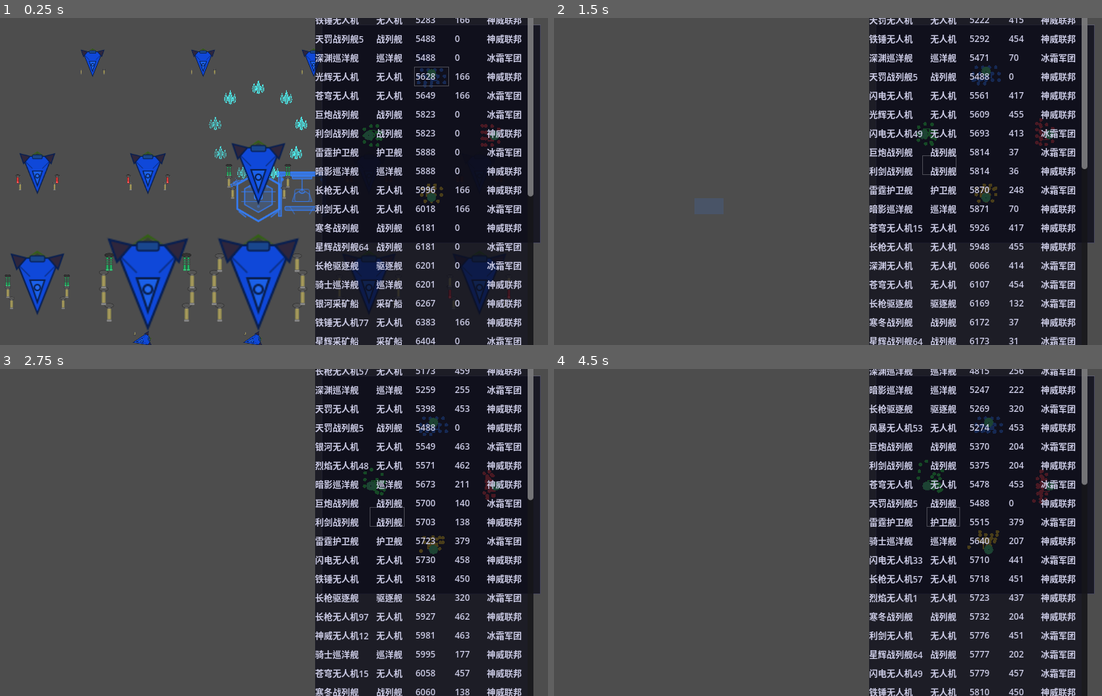
Above: before the commit, frames 1-4 (two rows, left to right).
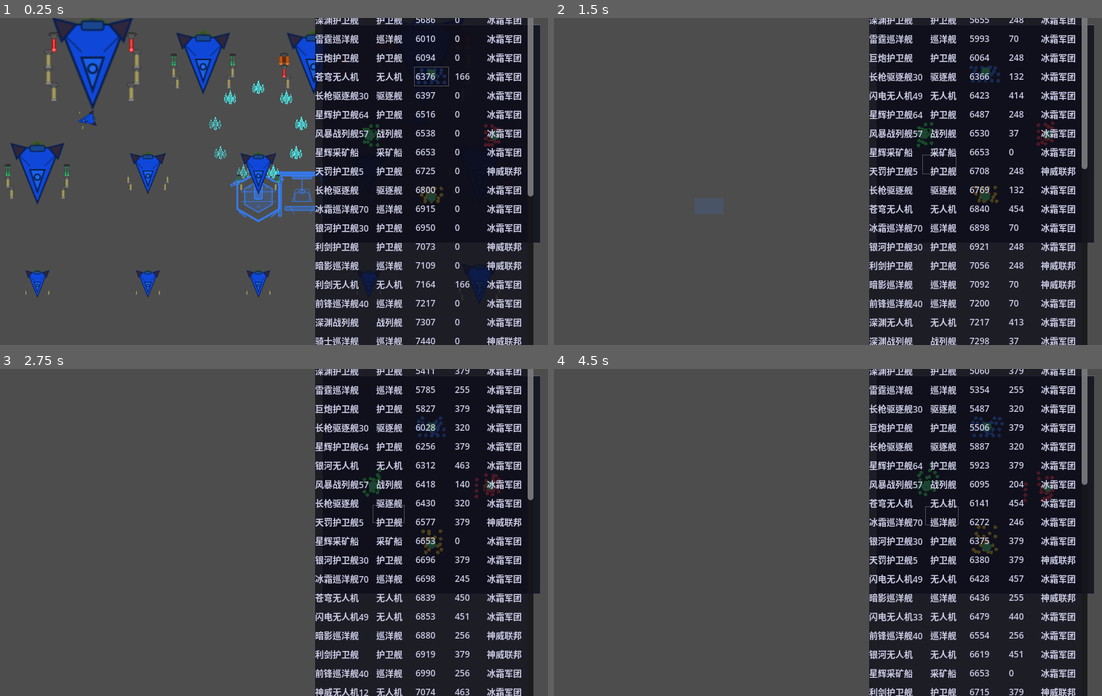
Above: after the commit, the same moments.

Repository: ZhanXuzhao/SpaceRTS
Game: Godot game, scene res://scenes/main.tscn
The game is run twice, just before and just after one commit, with the same random seed, the same clock (stepped at 60 frames per second) and the same inputs.
Inputs (mouse positions are in pixels of both pictures, inside the frame that each line leads up to):
- Up to frame 1 (0.25 s): no input
- Up to frame 2 (1.5 s): tap Enter at 0.5 s; move the mouse to (937, 165) at 0.52 s; hold W 0.53-1.25 s; tap Z at 0.6 s; click (937, 165) at 0.67 s; drag from (696, 197) to (784, 246) at 1.27 s
- Up to frame 3 (2.75 s): move the mouse to (317, 460) at 2.02 s; hold W from 2.03 s (still down); tap C at 2.1 s
- Up to frame 4 (4.5 s): release W at 2.75 s; drag from (784, 597) to (636, 483) at 2.77 s; move the mouse to (986, 581) at 3.52 s; hold A 3.53-4.25 s; tap B at 3.6 s; drag from (636, 483) to (723, 450) at 4.27 s

The runs differ from the first frame. In frame 1, 17% of the frame differs, in the area x 0-96%, y 0-100%; in frame 2, 6.3%; in frame 3, 6.4%; in frame 4, 6.3%.

Commit message:
阵型：小船前排 + 初始舰队与排阵一致
- 排阵改为小船在前（尺寸从小到大排序）
- 初始舰队 spawn 时也按尺寸从小到大排序后布阵

Diff:
--- a/scripts/formation_helper.gd
+++ b/scripts/formation_helper.gd
@@ -42,7 +42,7 @@
 	return order
 
 
-## 计算多排横队阵型偏移量（前排大船、后排小船）
+## 计算多排横队阵型偏移量（前排小船、后排大船）
 ## 大船占中间列，小船依次往两边的列排开，每列一种船型
 ## 布局形如：S M L M S
 static func calc_v_formation_offsets(sizes: Array, forward: Vector2, spacing: float) -> Array[Vector2]:
@@ -102,9 +102,9 @@
 		max_size = max(max_size, u._size_mult)
 	var spacing = formation_base_spacing * max_size
 
-	# 按尺寸从大到小排序（大船在前排）
+	# 按尺寸从小到大排序（小船在前排）
 	var sorted = valid.duplicate()
-	sorted.sort_custom(func(a, b): return a._size_mult > b._size_mult)
+	sorted.sort_custom(func(a, b): return a._size_mult < b._size_mult)
 
 	# 提取尺寸数组计算偏移
 	var sorted_sizes: Array[float] = []
--- a/scripts/spawn_system.gd
+++ b/scripts/spawn_system.gd
@@ -109,6 +109,11 @@
 	var ship_classes = _parse_fleet_config(config)
 	if ship_classes.size() == 0:
 		return
+
+	# 按尺寸从小到大排序（小船在前排），与玩家排阵保持一致
+	var sc_sorted = ship_classes.duplicate()
+	sc_sorted.sort_custom(func(a, b): return Unit._ship_class_tier(a) < Unit._ship_class_tier(b))
+	ship_classes = sc_sorted
 
 	var sizes: Array[float] = []
 	for sc in ship_classes:
